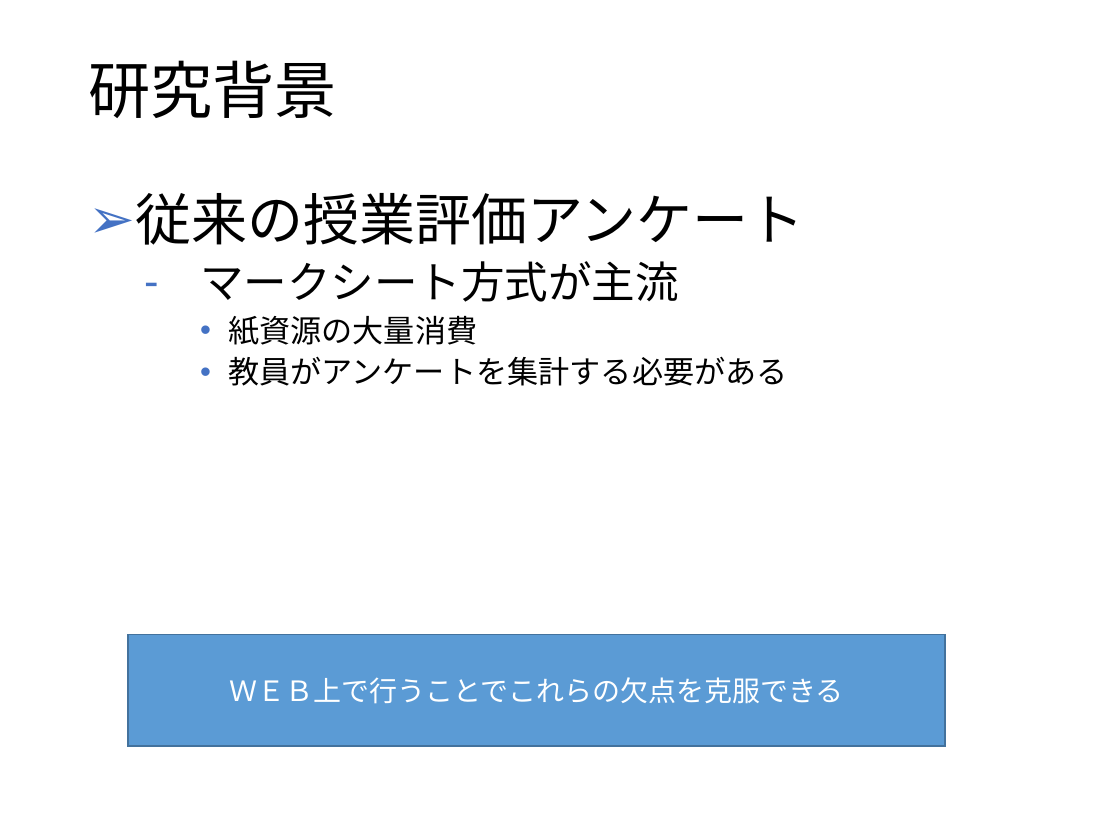
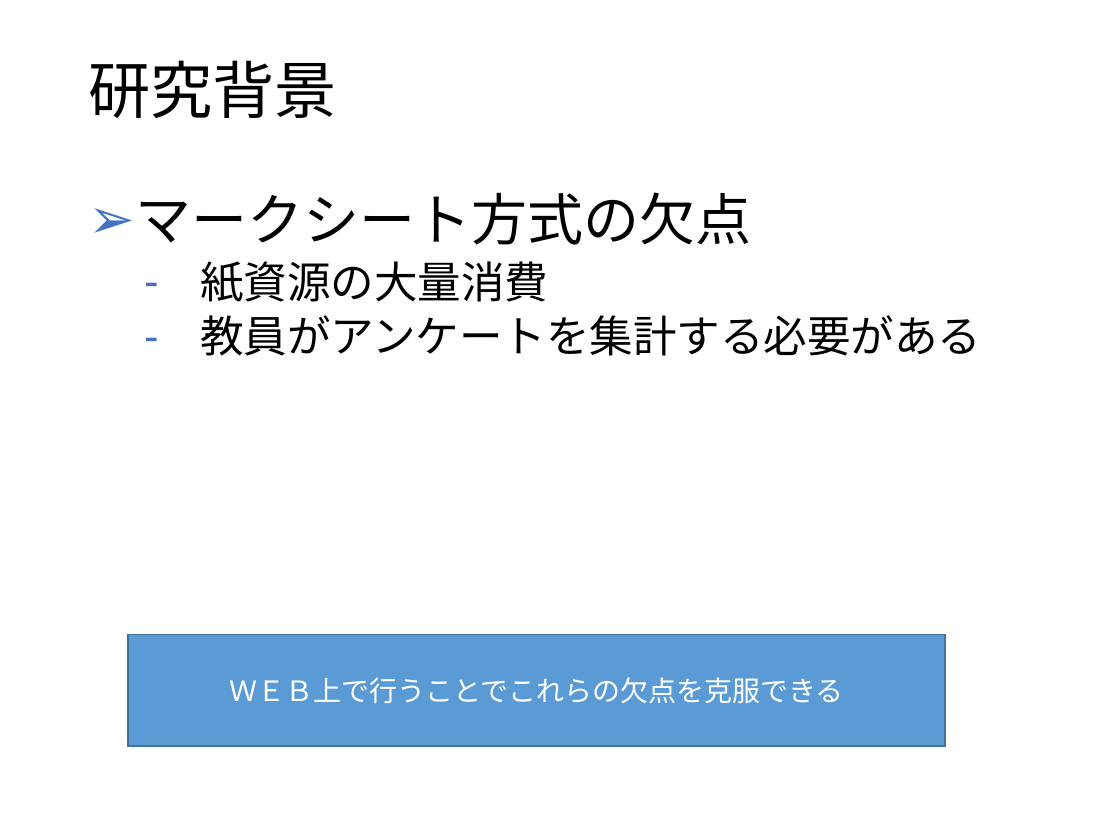
Before and after one commit to kazuwo/kosen-graduation-thesis, a slide deck: slide 3 of 卒業研究発表スライド.pptx. Drawn at 1120x840 pixels with LibreOffice and Linux fonts; fonts in the diff are those of the drawing. Boxes give left, top, right and bottom in pixels: in the first picture for what was removed or moved away, otherwise in the second. Text is boxed around its words. In the diff, an @@ line names an element or a change of style, - is before the commit and + after.

```diff
--- a/卒業研究発表スライド.pptx
+++ b/卒業研究発表スライド.pptx
@@ text at (135,192,751,245): text changed @@
-➢ 従来の授業評価アンケート
-  – マークシート方式が主流
+➢ マークシート方式の欠点
@@ text at (200,261,981,356): size 20 to 28 pt in "紙資源の大量消費", "教員がアンケートを集計する必要がある"; bullet • to -; list level 3 to 2 in "紙資源の大量消費"; list level 3 to 2 in "教員がアンケートを集計する必要がある" @@
```
Also in this commit, not shown: 4 other slides changed, 2 slides added.
